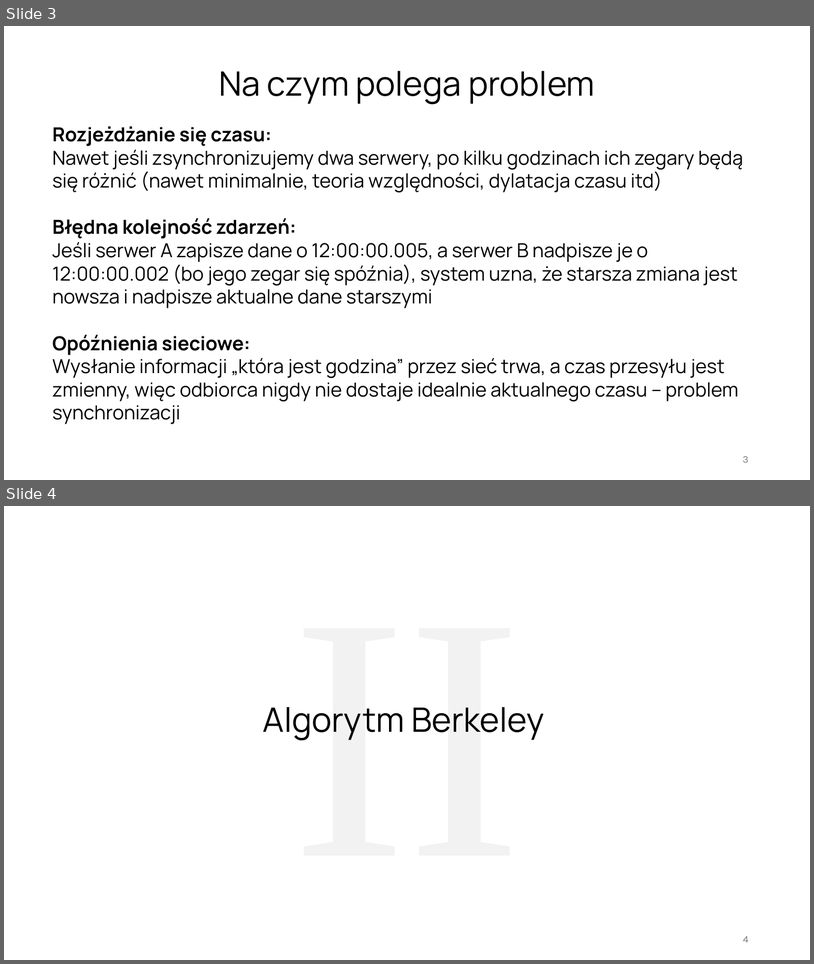
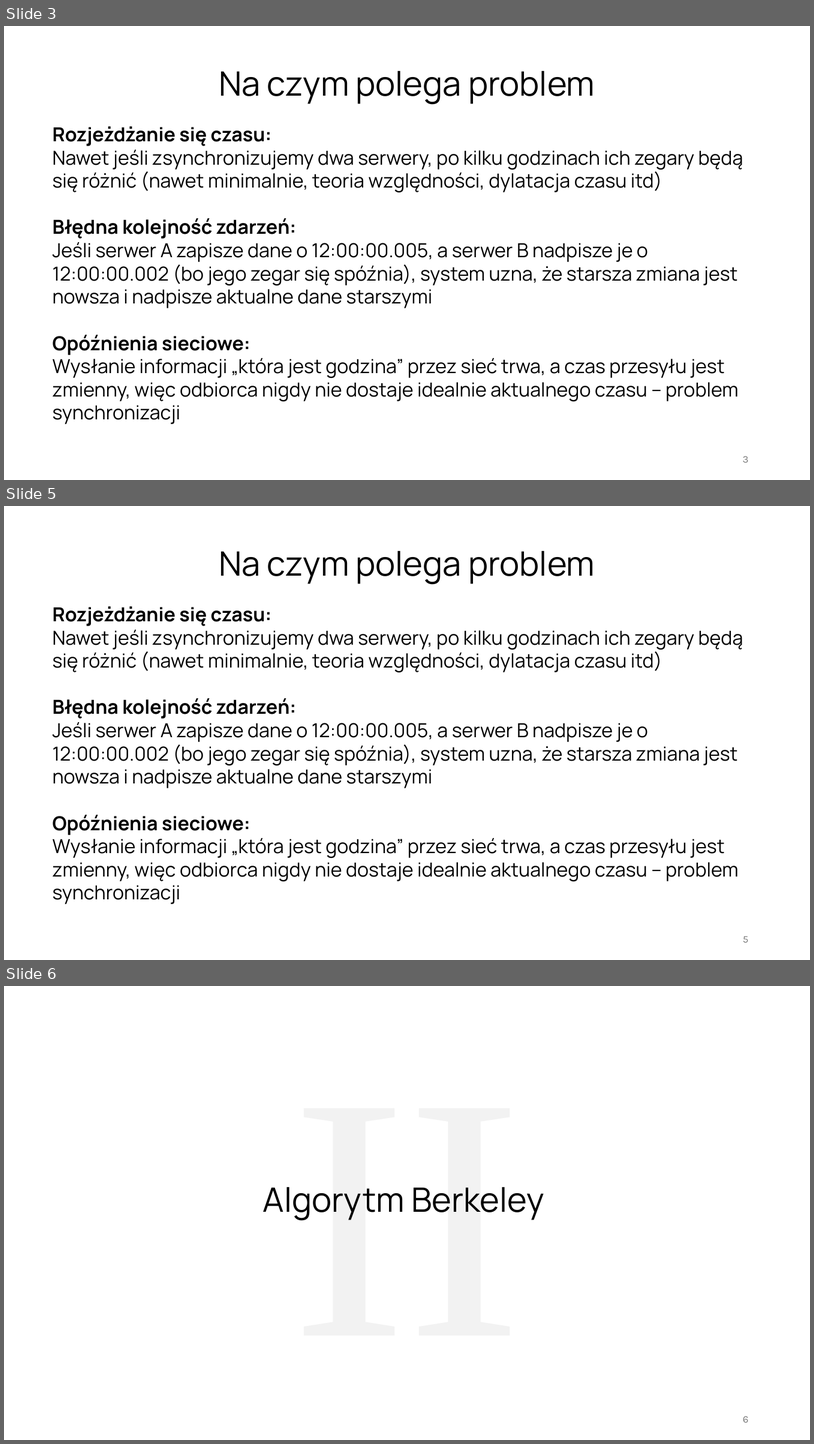
Before and after one commit to staniekk/psr-projekt, a slide deck: psr-niestacjonarne-projekt-2026.pptx. Shown one above the other, each under a label of ours: slides 3 and 4 before the commit, slides 3, 5 and 6 after it; the slides between them are not shown. The pictures are 814x964 and 814x1444 pixels, drawn with LibreOffice and Linux fonts; fonts in the diff are those of the drawing. Boxes give left, top, right and bottom in pixels: in the first picture for what was removed or moved away, otherwise in the second. Text is boxed around its words. In the diff, an @@ line names an element or a change of style, - is before the commit and + after.

```diff
--- a/psr-niestacjonarne-projekt-2026.pptx
+++ b/psr-niestacjonarne-projekt-2026.pptx
@@ slide 5 added at bbox=[4, 506, 810, 960], background #FFFFFF @@
@@ text added at bbox=[219, 551, 595, 585], 40 pt, text #000000 @@
+Na czym polega problem
@@ text added at bbox=[53, 606, 744, 904], 23 pt, text #000000 @@
+Rozjeżdżanie się czasu:
+Nawet jeśli zsynchronizujemy dwa serwery, po kilku godzinach ich zegary będą się różnić (nawet minimalnie, teoria względności, dylatacja czasu itd)
+Błędna kolejność zdarzeń:
+Jeśli serwer A zapisze dane o 12:00:00.005, a serwer B nadpisze je o 12:00:00.002 (bo jego zegar się spóźnia), system uzna, że starsza zmiana jest nowsza i nadpisze aktualne dane starszymi
+Opóźnienia sieciowe:
+Wysłanie informacji „która jest godzina” przez sieć trwa, a czas przesyłu jest zmienny, więc odbiorca nigdy nie dostaje idealnie aktualnego czasu – problem synchronizacji
@@ page number added at bbox=[743, 936, 749, 942], 12 pt, text #797979 @@
+5
@@ what was slide 4 is now slide 6 @@
@@ page number at bbox=[743, 1416, 749, 1422]: text changed @@
-4
+6
```
Also in this commit, not shown: 3 other slides added, 2 other files.
